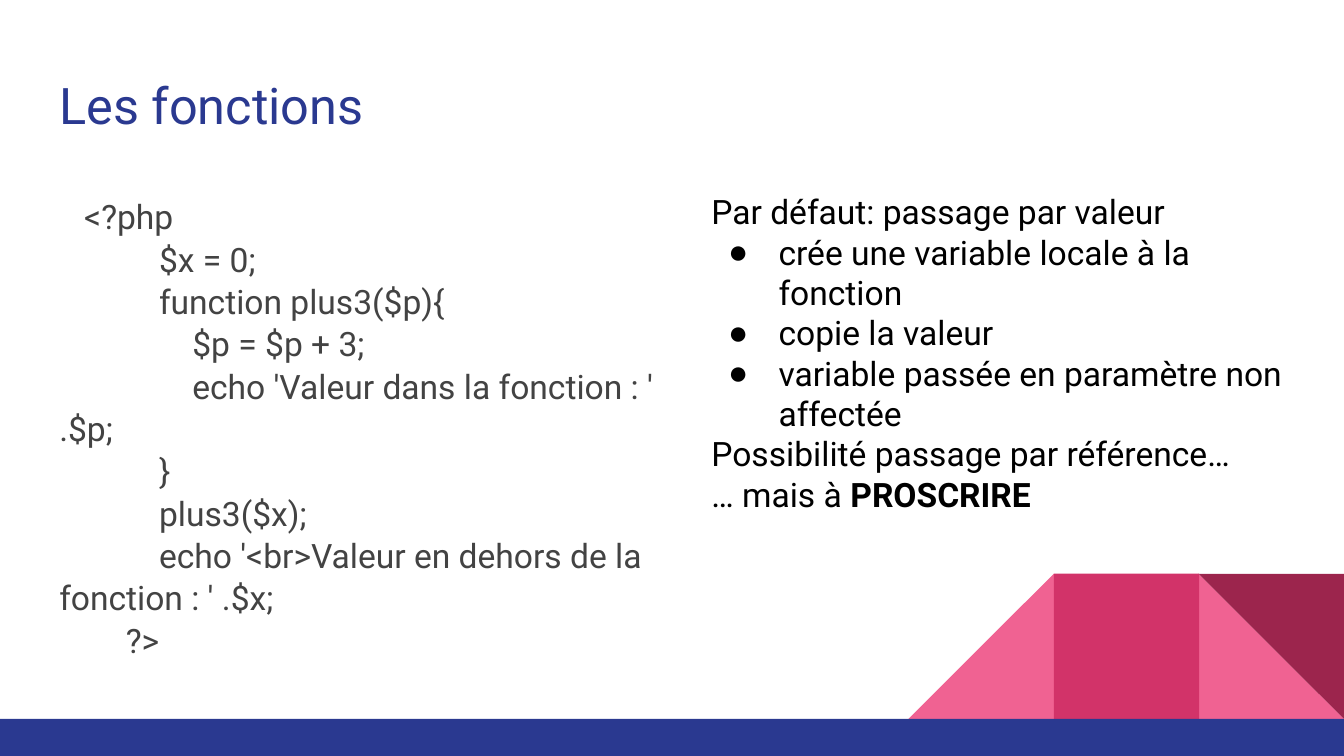
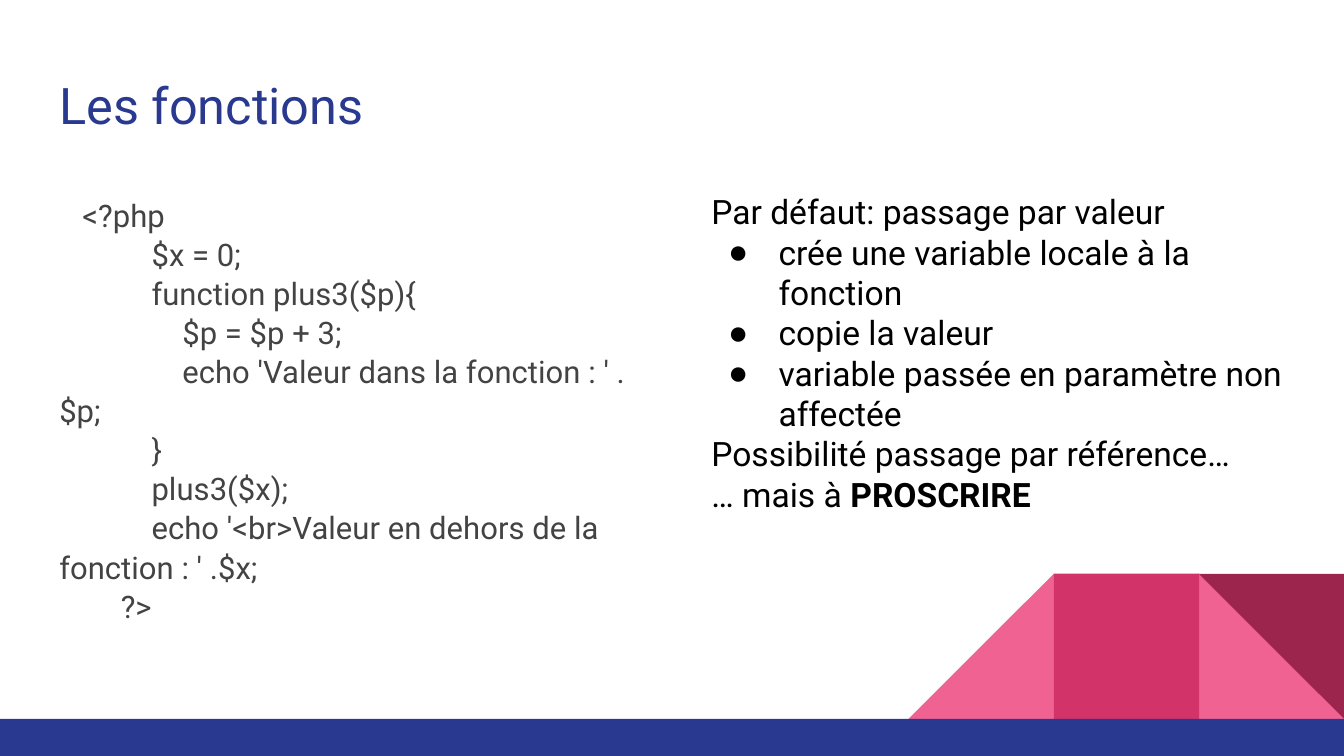
Before and after one commit to HiessSen/PHP, a slide deck: slide 17 of php_intro/BC1M3_-_Elements_de_langage_PHP.pptx. Drawn at 1344x756 pixels with LibreOffice and Linux fonts; fonts in the diff are those of the drawing. Boxes give left, top, right and bottom in pixels: in the first picture for what was removed or moved away, otherwise in the second. Text is boxed around its words. In the diff, an @@ line names an element or a change of style, - is before the commit and + after.

```diff
--- a/php_intro/BC1M3_-_Elements_de_langage_PHP.pptx
+++ b/php_intro/BC1M3_-_Elements_de_langage_PHP.pptx
@@ text "<?php" at bbox=[59, 203, 598, 583]: size 18 to 16.6 pt @@
```
Also in this commit, not shown: 7 other slides changed, 5 other files.
